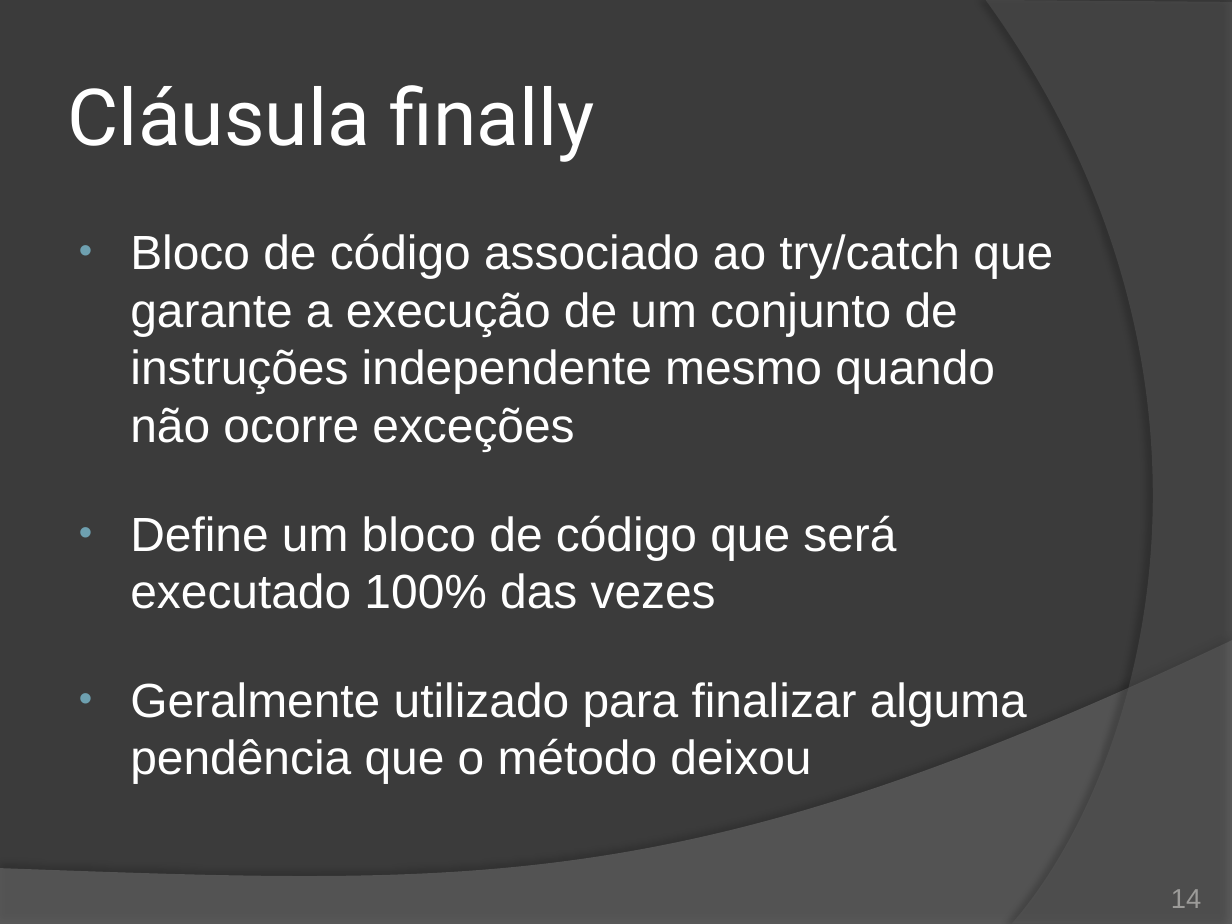
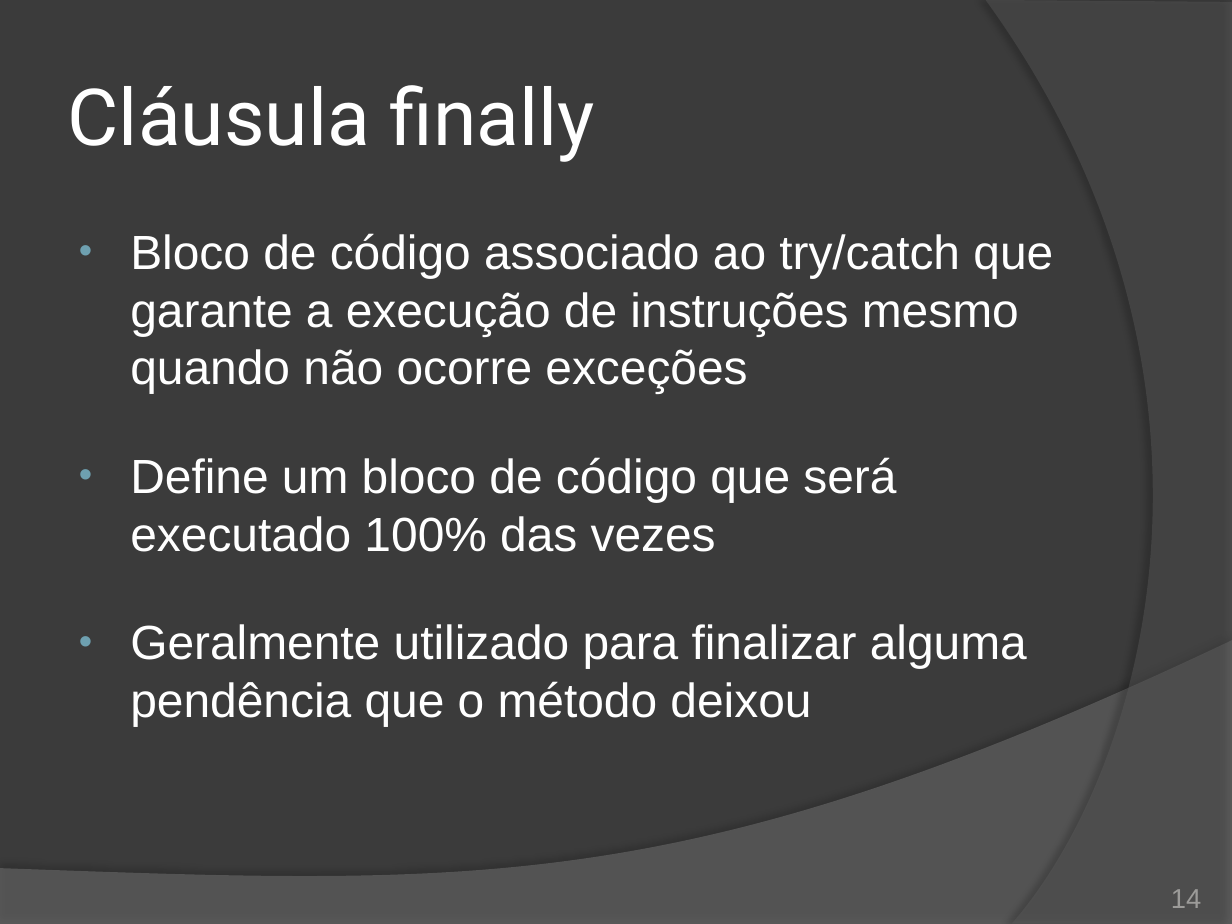
Before and after one commit to duchesqui/slzvieira-training, a slide deck: slide 14 of 2-Java-Programmer-Modulo-II/12.Capitulo06.pptx. Drawn at 1232x924 pixels with LibreOffice and Linux fonts; fonts in the diff are those of the drawing. Boxes give left, top, right and bottom in pixels: in the first picture for what was removed or moved away, otherwise in the second. Text is boxed around its words. In the diff, an @@ line names an element or a change of style, - is before the commit and + after.

Commit message:
Últimos slides de tratamento de exceções.

```diff
--- a/2-Java-Programmer-Modulo-II/12.Capitulo06.pptx
+++ b/2-Java-Programmer-Modulo-II/12.Capitulo06.pptx
@@ text at (130, 233, 1053, 393): text changed @@
-• Bloco de código associado ao try/catch que garante a execução de um conjunto de instruções independente mesmo quando não ocorre exceções
+• Bloco de código associado ao try/catch que garante a execução de instruções mesmo quando não ocorre exceções
```
Also in this commit, not shown: 7 other slides changed, 8 slides added, 1 slide removed.
